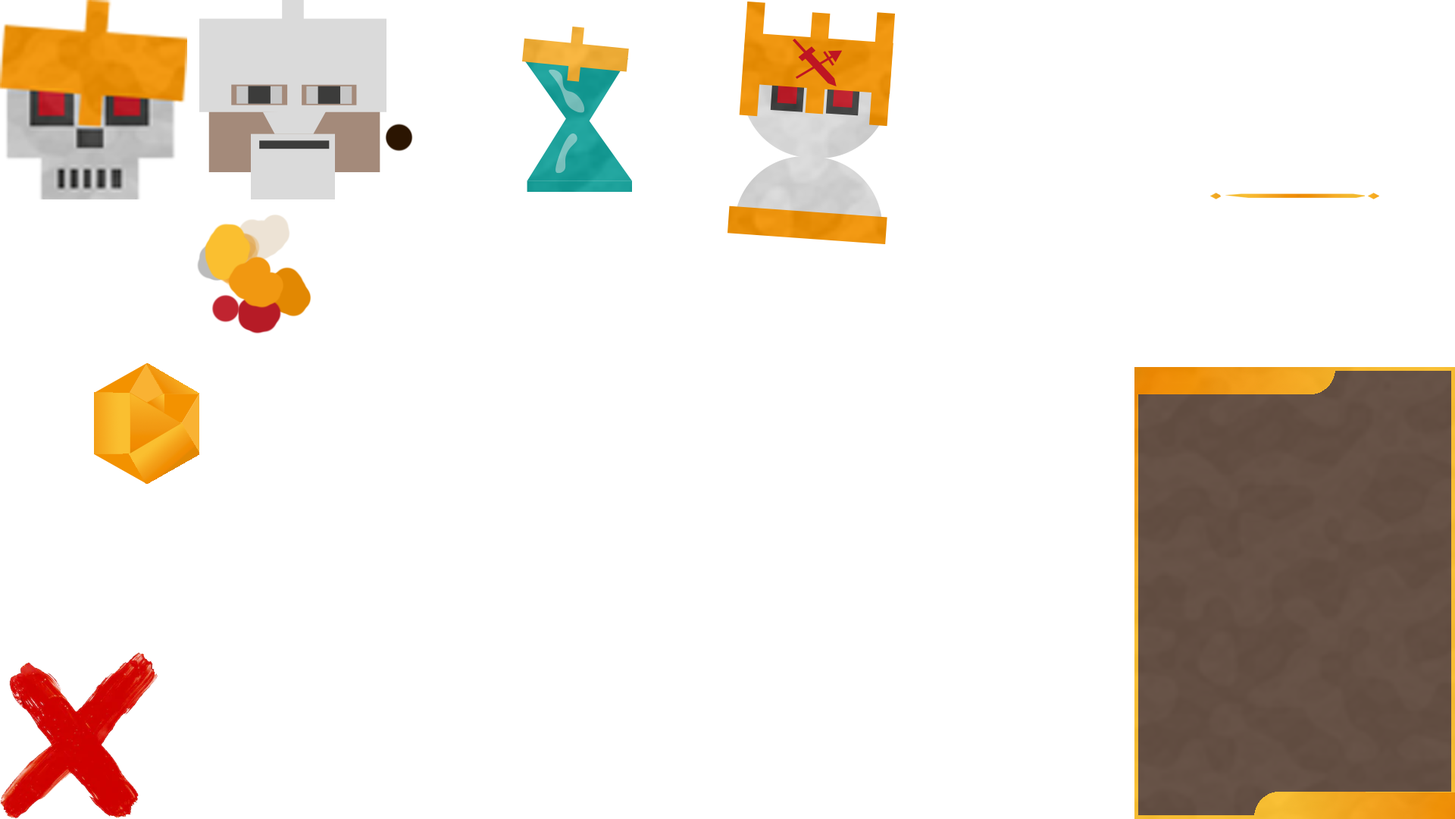
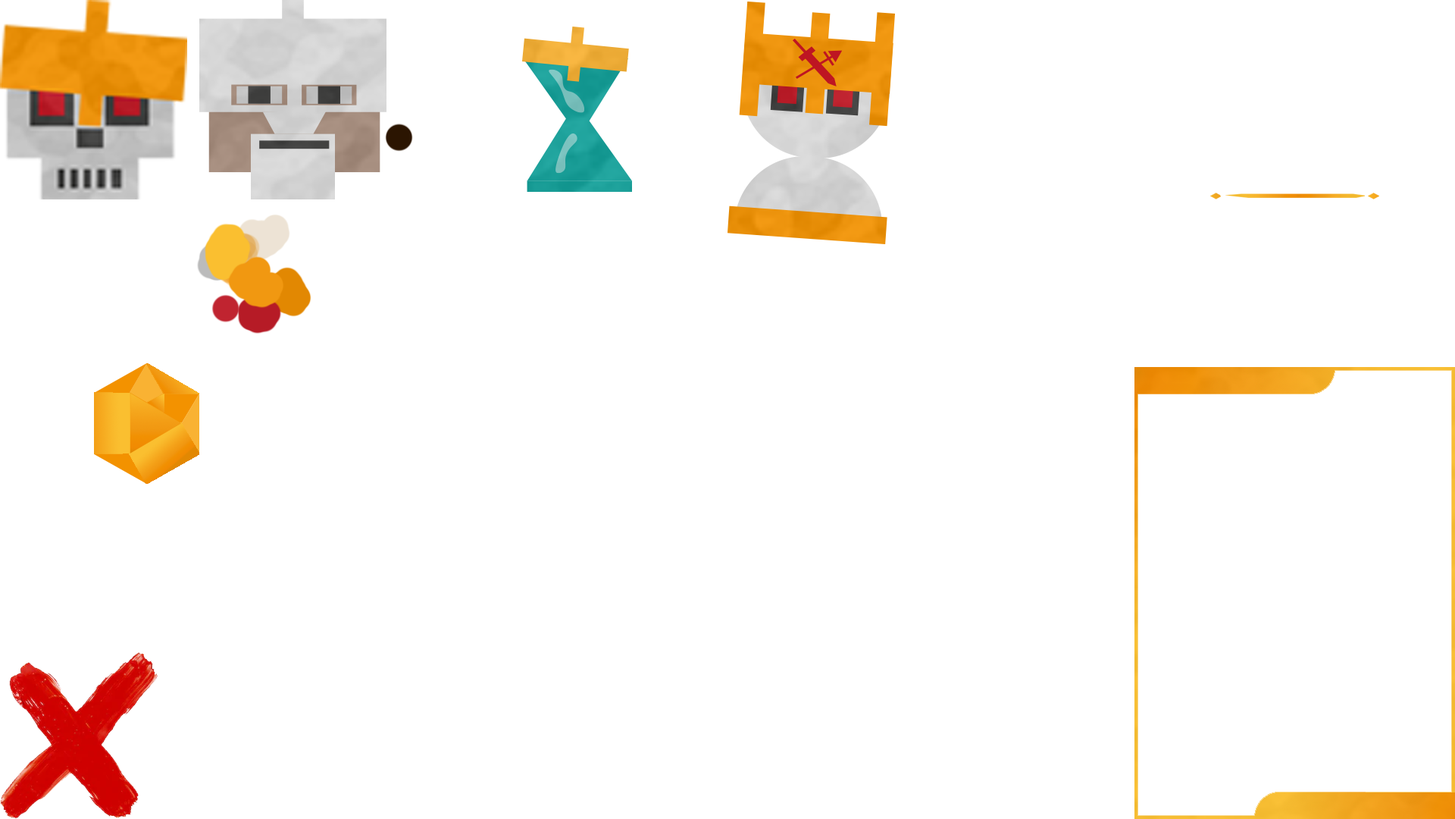
Layers edited between the first and the second 1455 × 819 image:
painted on "Calque 7" over left=1137, top=369, right=1453, bottom=816
